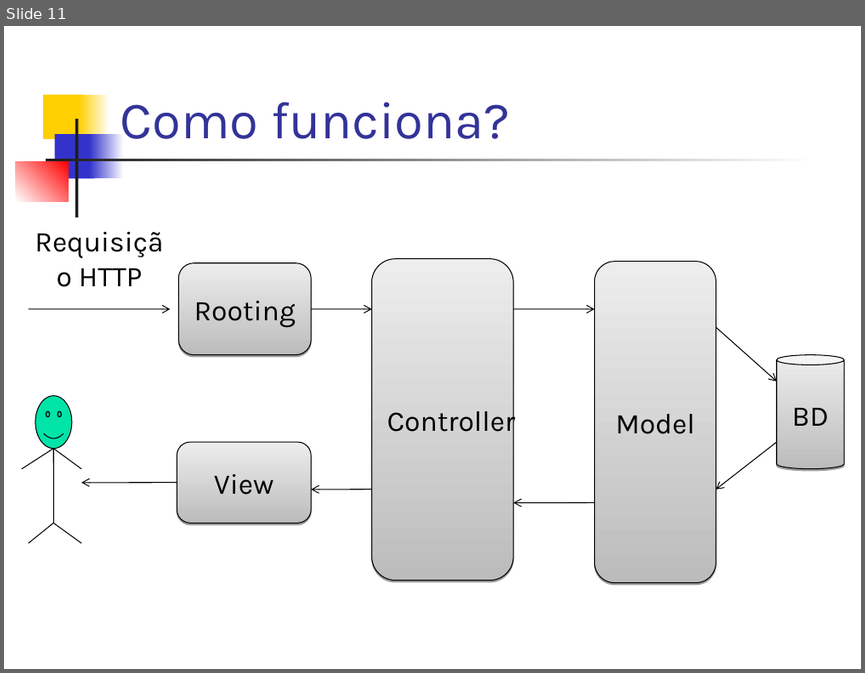
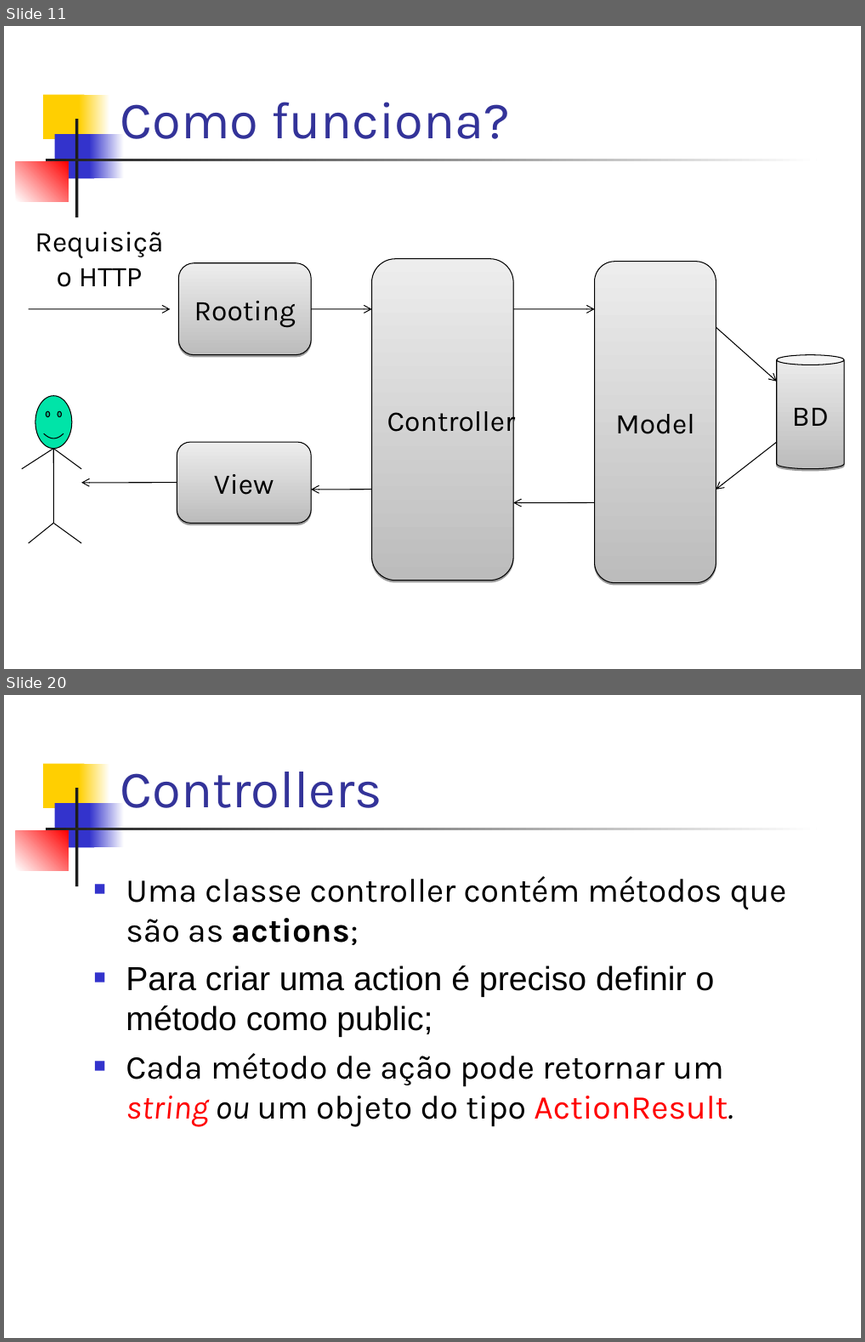
Before and after one commit to dssika/mini-curso-asp-net-mvc3, a slide deck: Slide/Mini Curso.ppt. Shown one above the other, each under a label of ours: slide 11 before the commit, slides 11 and 20 after it; the slides between them are not shown. The pictures are 865x673 and 865x1342 pixels, drawn with LibreOffice and Linux fonts; fonts in the diff are those of the drawing. Boxes give left, top, right and bottom in pixels: in the first picture for what was removed or moved away, otherwise in the second. Text is boxed around its words. In the diff, an @@ line names an element or a change of style, - is before the commit and + after.

```diff
--- a/Slide/Mini Curso.ppt
+++ b/Slide/Mini Curso.ppt
@@ slide 20 added at (x1=4, y1=695, x2=861, y2=1338), background #FFFFFF; not listed: 7 template elements that a slide beside it also shows @@
@@ title added at (x1=120, y1=771, x2=382, y2=808), 44 pt, text #333399 @@
+Controllers
@@ text added at (x1=126, y1=876, x2=787, y2=1127), 28 pt, text #000000 @@
+■ Uma classe controller contém métodos que são as actions;
+■ Para criar uma action é preciso definir o método como public;
+■ Cada método de ação pode retornar um string ou um objeto do tipo ActionResult.
```
Also in this commit, not shown: 8 slides changed, 14 other slides added.
